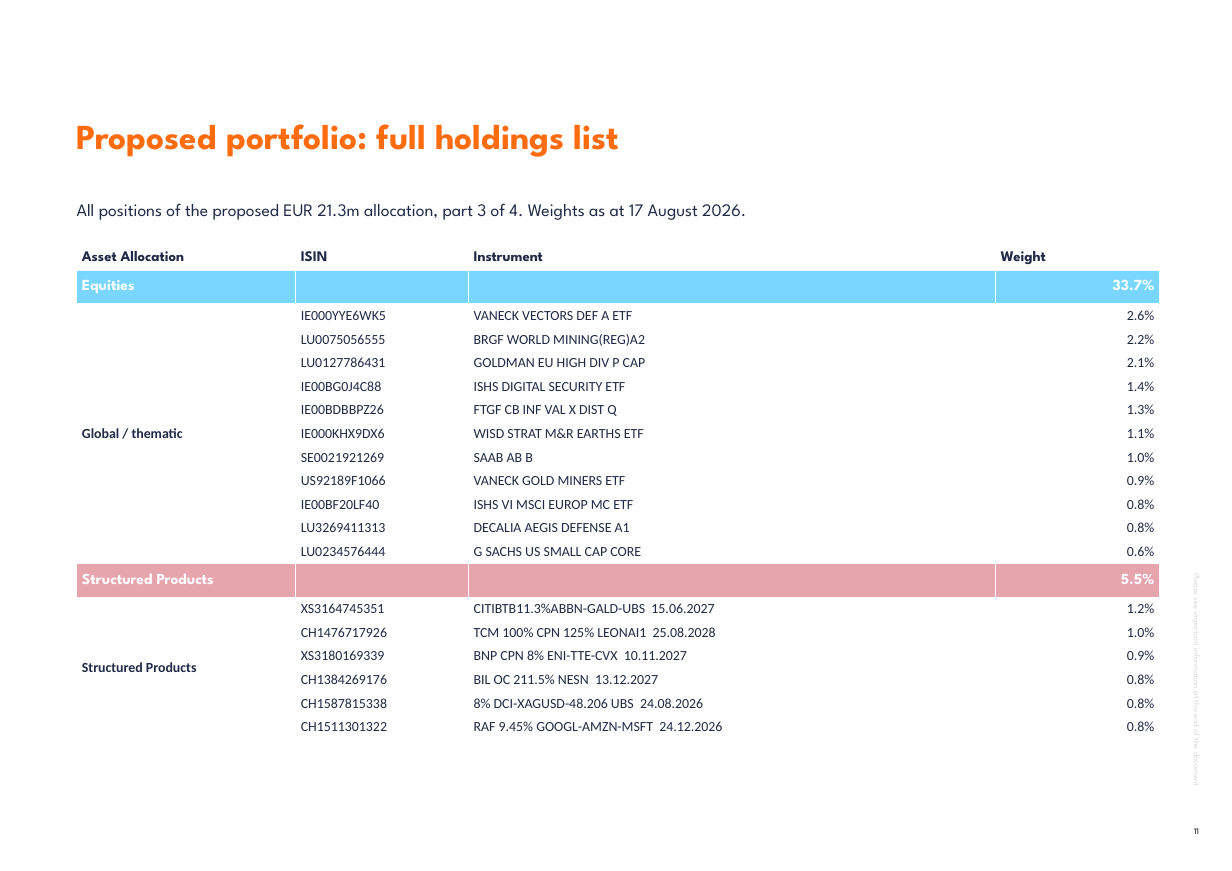
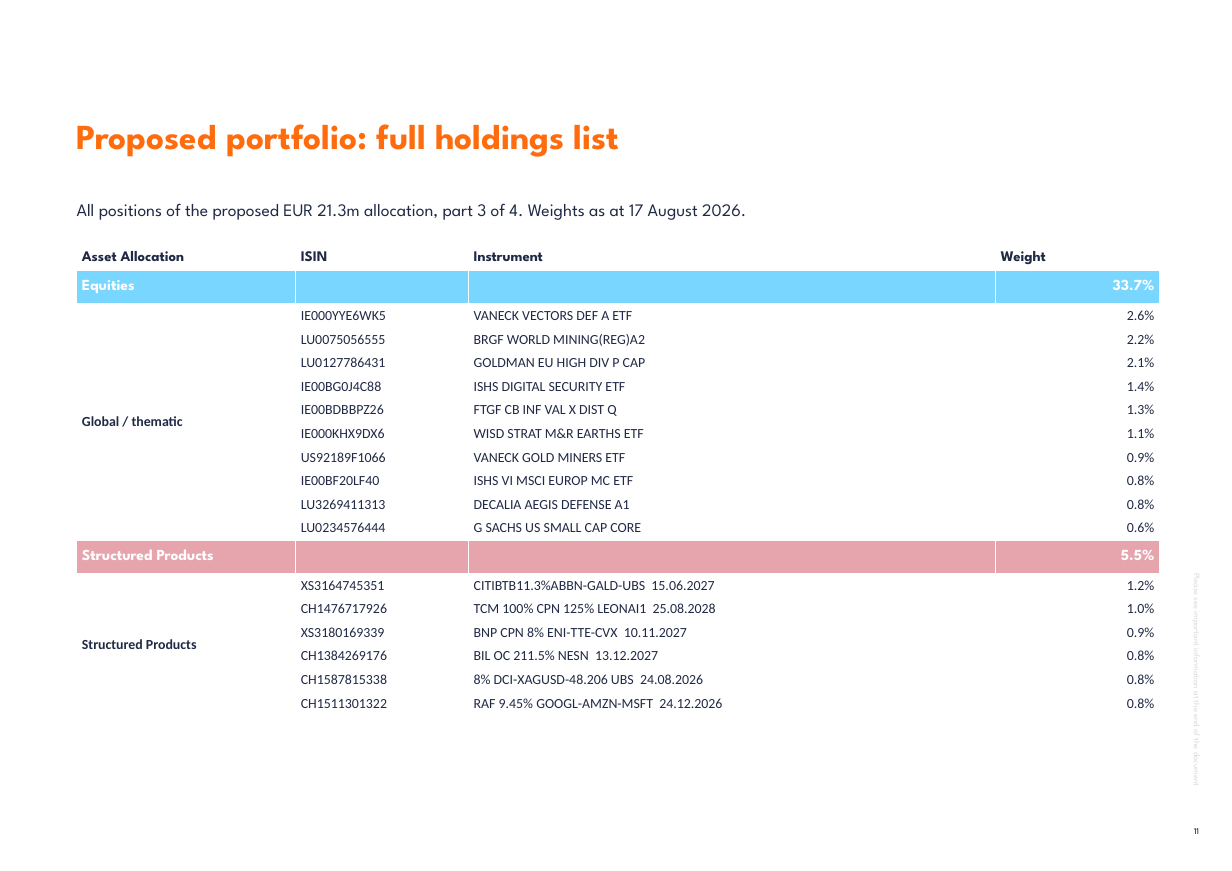
Before and after one commit to jb-db05/Investment_Proposal, a slide deck: slide 11 of investment-proposal-builder/work/example_output_deck.pptx. Drawn at 1232x871 pixels with LibreOffice and Linux fonts; fonts in the diff are those of the drawing; background and template pictures are left out. Boxes give left, top, right and bottom in pixels: in the first picture for what was removed or moved away, otherwise in the second. Text is boxed around its words. In the diff, an @@ line names an element or a change of style, - is before the commit and + after.

```diff
--- a/investment-proposal-builder/work/example_output_deck.pptx
+++ b/investment-proposal-builder/work/example_output_deck.pptx
@@ table at (77, 247, 1160, 712) @@
-row 9:  | SE0021921269 | SAAB AB B | 1.0%
```
Also in this commit, not shown: 3 other slides changed, 1 slide added, 16 other files.
